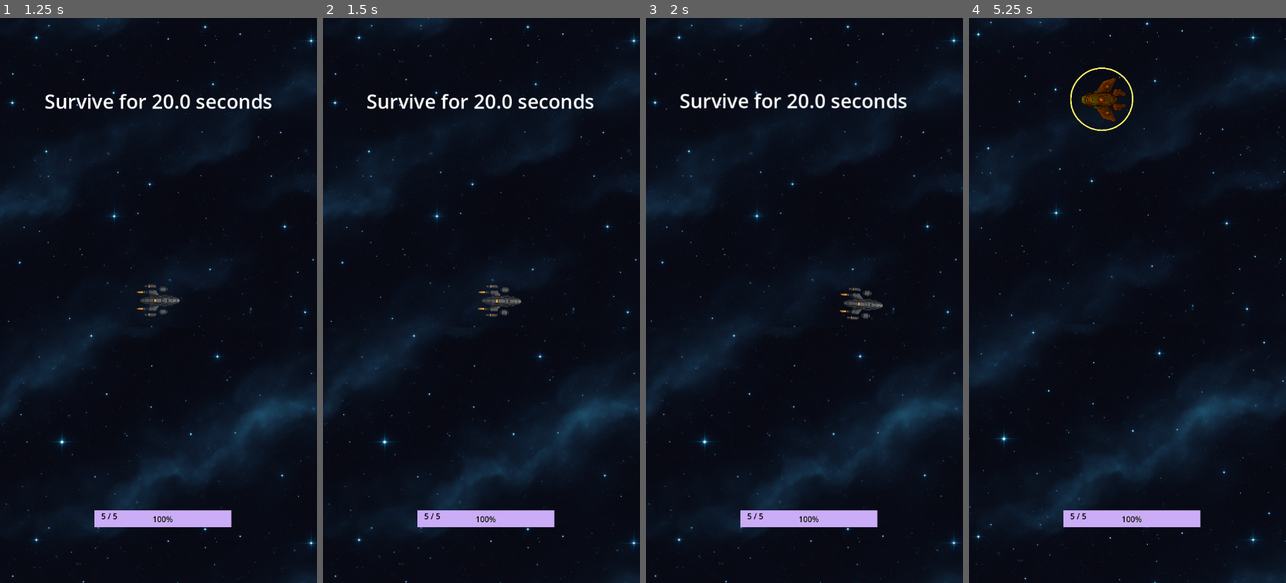
Above: before the commit, frames 1-4 (left to right).
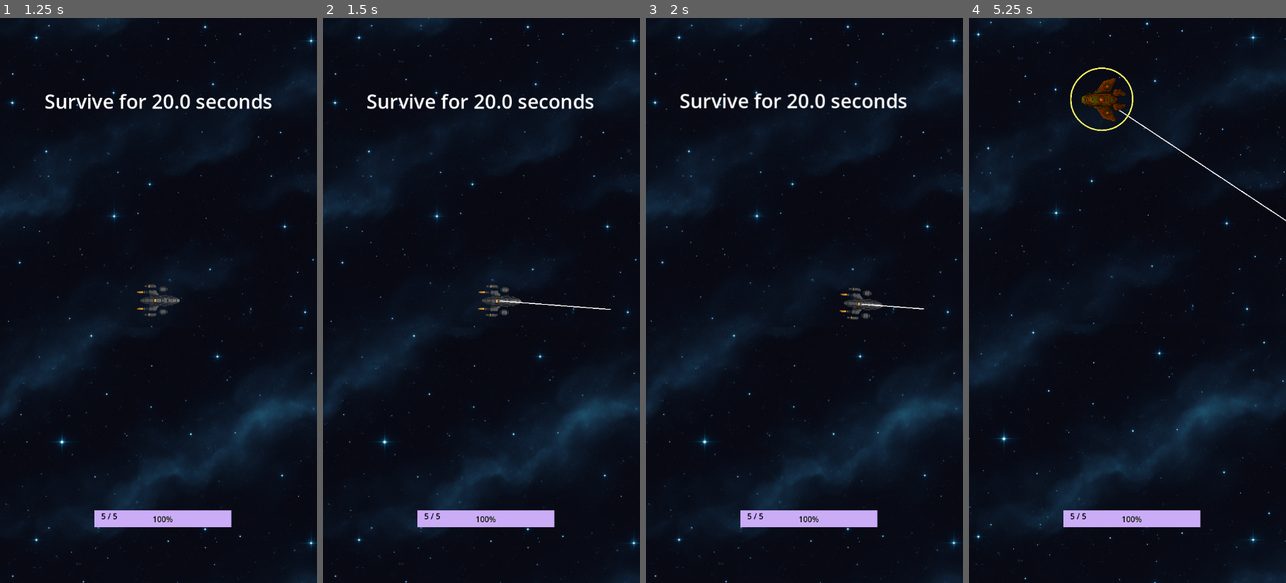
Above: after the commit, the same moments.

Repository: samjhill/echo-sector
Game: Godot game, scene res://hangar.tscn
The game is run twice, just before and just after one commit, with the same random seed, the same clock (stepped at 60 frames per second) and the same inputs.
Inputs (mouse positions are in pixels of both pictures, inside the frame that each line leads up to):
- Up to frame 1 (1.25 s): click "Launch" at 0.5 s
- Up to frame 2 (1.5 s): tap Enter at 1.25 s; move the mouse to (551, 272) at 1.27 s; hold Right (ui_right) from 1.28 s (still down); click (551, 272) at 1.42 s
- Up to frame 3 (2 s): keep holding Right (ui_right)
- Up to frame 4 (5.25 s): move the mouse to (1064, 328) at 2.02 s; release Right (ui_right) at 2.03 s; hold Down (ui_down) 2.03-2.78 s; move the mouse to (1159, 176) at 2.77 s; hold Right (ui_right) 2.78-3.53 s; move the mouse to (1235, 340) at 3.52 s; hold Up (ui_up) 3.53-4.28 s; click (1235, 340) at 3.67 s; move the mouse to (1222, 385) at 4.27 s; hold Left (ui_left) from 4.28 s (still down); move the mouse to (1089, 91) at 5.02 s; click (1089, 91) at 5.17 s

Frame 1 is identical in both runs. In frame 2, less than 0.1% of the frame differs, in the area x 55-91%, y 50-52%; in frame 3, less than 0.1%; in frame 4, 0.2%, in the area x 47-100%, y 16-36%.

Commit message:
add trajectory line for player

Diff:
--- a/player.gd
+++ b/player.gd
@@ -9,6 +9,7 @@
 @export var orbit_speed := 1.0  # radians per second
 @export var max_health := 5
 
+@onready var trajectory_line = $TrajectoryLine
 @onready var camera = $Camera2D
 @onready var health_bar = get_tree().root.get_node("Game/UI/HealthBar")
 
@@ -25,6 +26,7 @@
 	set_process_input(true)
 	add_to_group("players")
 	current_health = max_health
+	target_position = global_position
 	update_health_ui()
 
 func _input(event):
@@ -104,6 +106,16 @@
 	move_and_slide()
 
 func _process(delta):
+	# Only draw the line if the target position is different from the current position
+	if global_position.distance_to(target_position) > 5:
+		trajectory_line.points = [
+			Vector2.ZERO,
+			to_local(target_position)
+		]
+		trajectory_line.visible = true
+	else:
+		trajectory_line.visible = false
+
 	if current_target and is_instance_valid(current_target):
 		fire_timer += delta
 		if fire_timer >= fire_interval:
--- a/player.tscn
+++ b/player.tscn
@@ -24,3 +24,8 @@
 [node name="Camera2D" type="Camera2D" parent="."]
 position_smoothing_enabled = true
 position_smoothing_speed = 0.5
+
+[node name="TrajectoryLine" type="Line2D" parent="."]
+visible = false
+width = 2.0
+antialiased = true
--- /dev/null
+++ b/trajectory_line.gd
@@ -0,0 +1 @@
+extends Line2D
Not shown, added: trajectory_line.gd.uid
